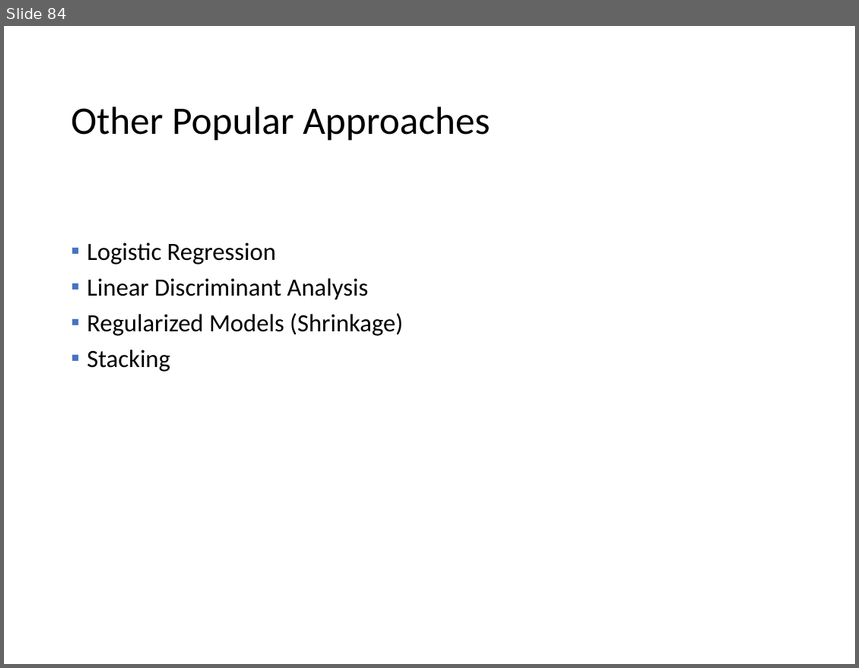
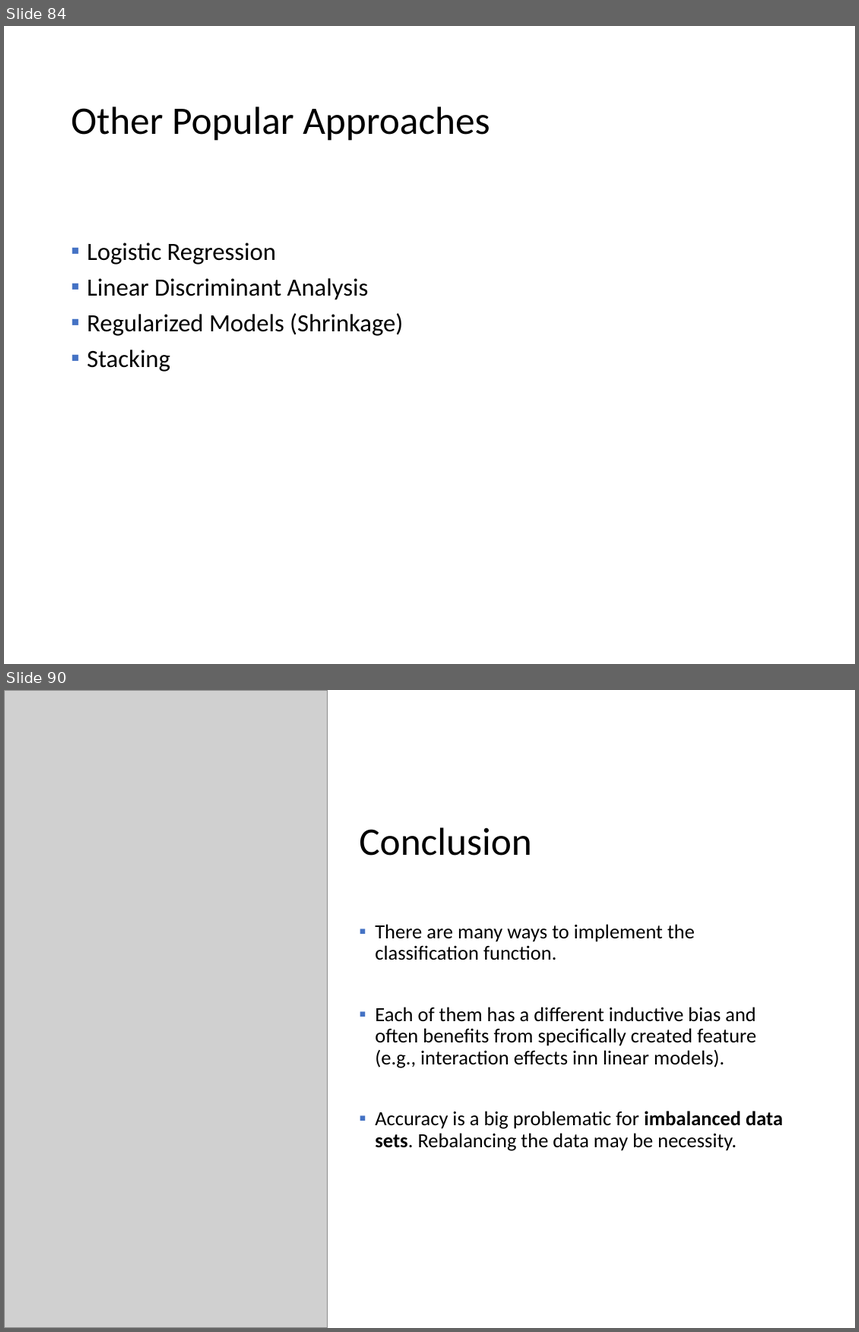
Before and after one commit to mhahsler/Introduction_to_Data_Mining_R_Examples, a slide deck: slides/chap4_alternative_classification.pptx. Shown one above the other, each under a label of ours: slide 84 before the commit, slides 84 and 90 after it; the slides between them are not shown. The pictures are 859x668 and 859x1332 pixels, drawn with LibreOffice and Linux fonts; fonts in the diff are those of the drawing; grey boxes stand for pictures. Boxes give left, top, right and bottom in pixels: in the first picture for what was removed or moved away, otherwise in the second. Text is boxed around its words. In the diff, an @@ line names an element or a change of style, - is before the commit and + after.

```diff
--- a/slides/chap4_alternative_classification.pptx
+++ b/slides/chap4_alternative_classification.pptx
@@ slide 90 added at box(4, 690, 855, 1328), background #FFFFFF @@
@@ picture added at box(4, 690, 328, 1328) @@
@@ title added at box(359, 828, 532, 856), 33 pt, text #000000 @@
+Conclusion
@@ text added at box(375, 924, 783, 1151), 17 pt, text #000000 @@
+▪ There are many ways to implement the classification function.
+▪ Each of them has a different inductive bias and often benefits from specifically created feature (e.g., interaction effects inn linear models).
+▪ Accuracy is a big problematic for imbalanced data sets. Rebalancing the data may be necessity.
```
Also in this commit, not shown: 1 slide changed, 5 other slides added, 2 other files.
